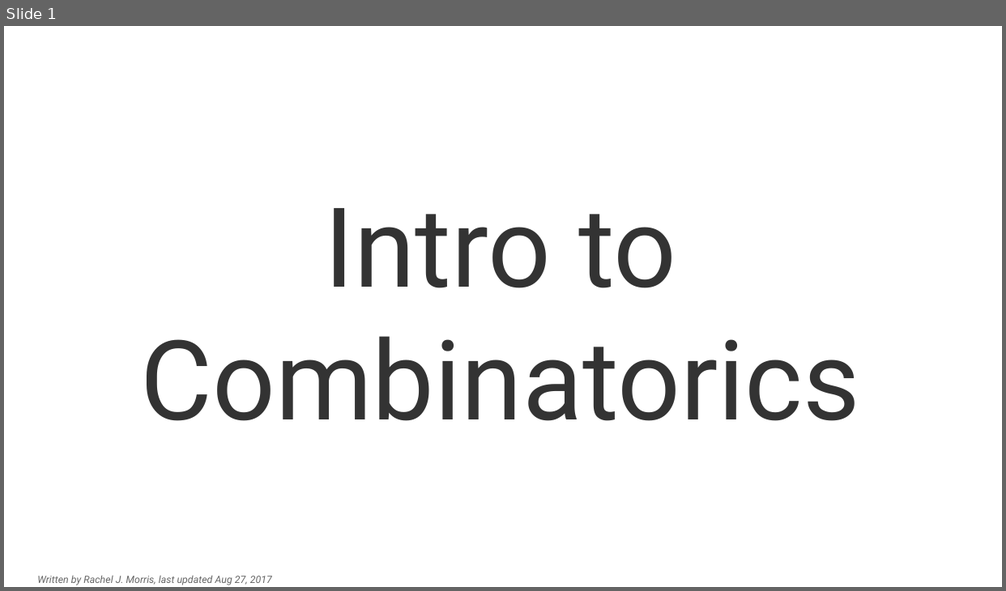
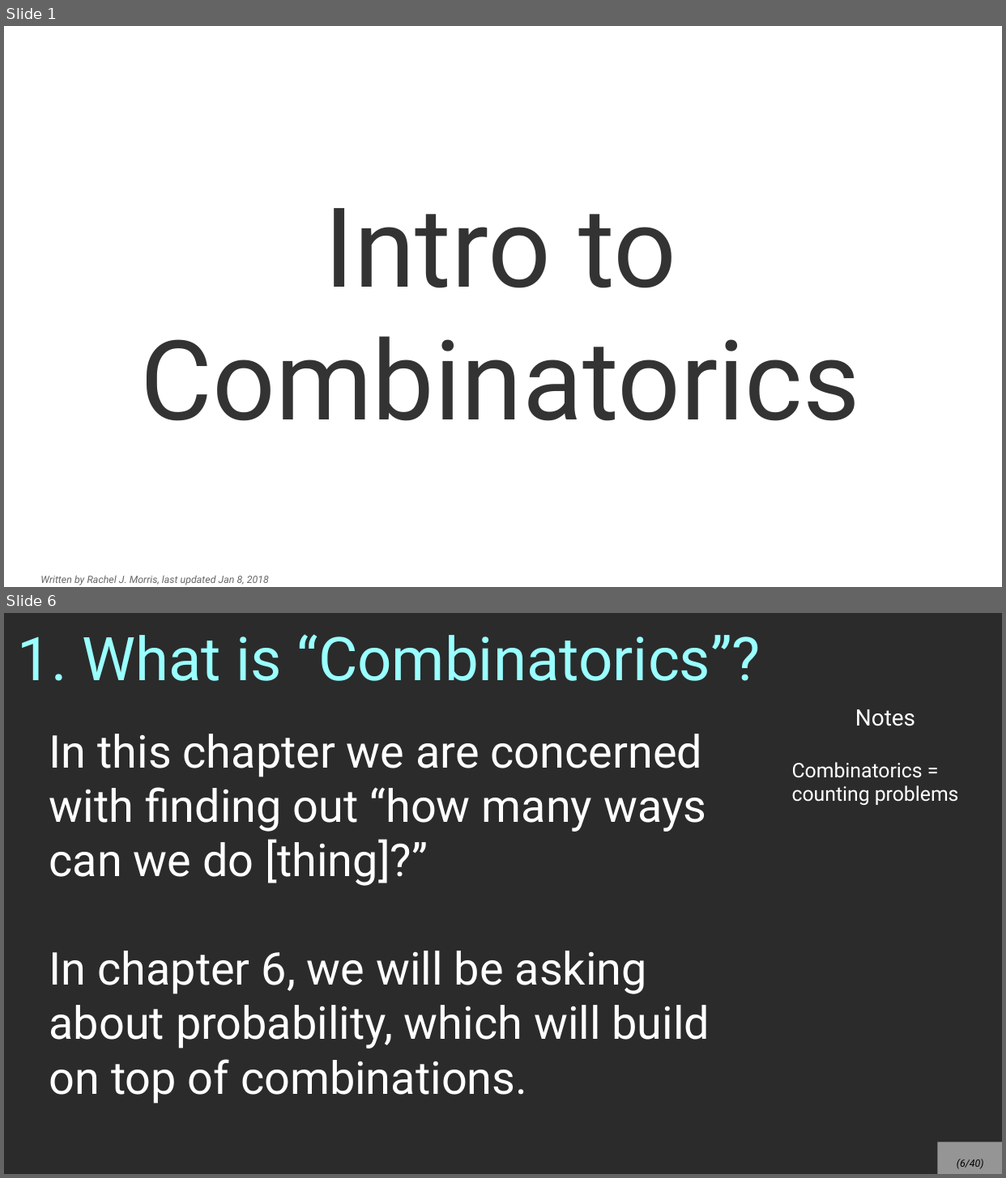
Before and after one commit to nguyenchithien/CS211-Discrete-Structures-II, a slide deck: Lectures/Lecture 5.1.odp. Shown one above the other, each under a label of ours: slide 1 before the commit, slides 1 and 6 after it; the slides between them are not shown. The pictures are 1006x591 and 1006x1178 pixels, drawn with LibreOffice and Linux fonts; fonts in the diff are those of the drawing; background and template pictures are left out; a plain dark background stands for a picture behind light text. Boxes give left, top, right and bottom in pixels: in the first picture for what was removed or moved away, otherwise in the second. Text is boxed around its words. In the diff, an @@ line names an element or a change of style, - is before the commit and + after.

```diff
--- a/Lectures/Lecture 5.1.odp
+++ b/Lectures/Lecture 5.1.odp
@@ slide 6 added at bbox=[4, 613, 1002, 1174], background picture (left out) @@
@@ title added at bbox=[18, 634, 761, 681], 48 pt, text #99FFFF @@
+1. What is “Combinatorics”?
@@ text added at bbox=[792, 709, 959, 805], 16 pt, text #FFFFFF @@
+Notes
+Combinatorics = counting problems
@@ text added at bbox=[49, 734, 710, 1104], 36 pt, text #FFFFFF @@
+In this chapter we are concerned with finding out “how many ways can we do [thing]?”
+In chapter 6, we will be asking about probability, which will build on top of combinations.
@@ page number added at bbox=[938, 1143, 1002, 1174], fill #FFFFFF at 50% opacity, 8 pt, text #000000, italic @@
+(6/40)
@@ slide 1 changed as well @@
@@ text at bbox=[40, 575, 269, 586]: text changed @@
-Written by Rachel J. Morris, last updated Aug 27, 2017
+Written by Rachel J. Morris, last updated Jan 8, 2018
```
Also in this commit, not shown: 38 other slides added, 4 slides removed, 2 other files.
